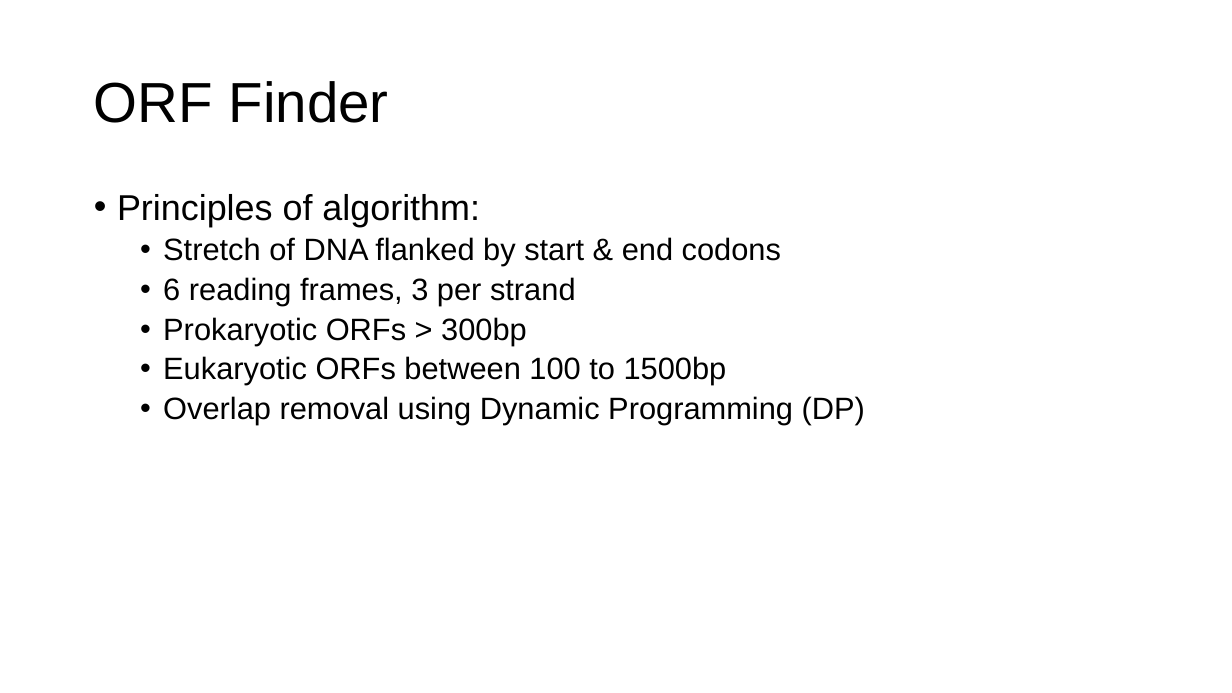
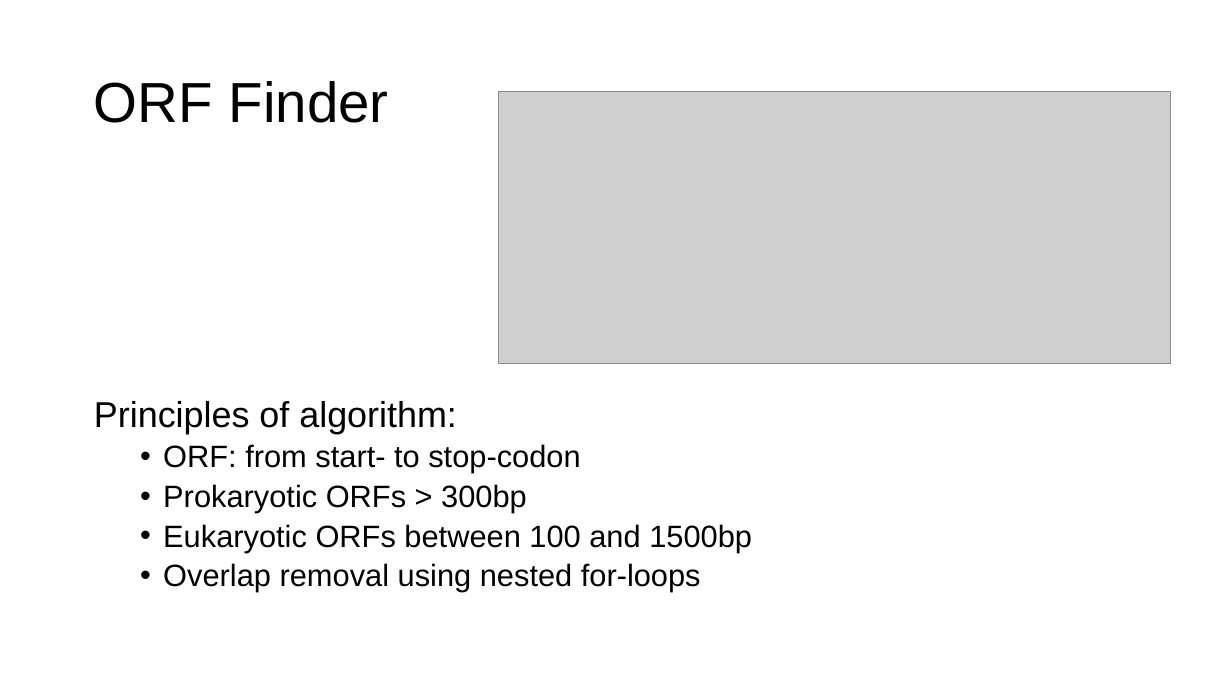
Before and after one commit to maxsenh/comgen, a slide deck: slide 6 of final_project/final_presentation.pptx (slide 7 before the commit). Drawn at 1232x693 pixels with LibreOffice and Linux fonts; fonts in the diff are those of the drawing; grey boxes stand for pictures. Boxes give left, top, right and bottom in pixels: in the first picture for what was removed or moved away, otherwise in the second. Text is boxed around its words. In the diff, an @@ line names an element or a change of style, - is before the commit and + after.

```diff
--- a/final_project/final_presentation.pptx
+++ b/final_project/final_presentation.pptx
@@ picture added at bbox=[498, 91, 1171, 364] @@
@@ text "Principles of algorithm:": place and size @@
-text "Principles of algorithm:" at bbox=[117, 194, 865, 425]
+text "Principles of algorithm:" at bbox=[94, 401, 752, 592]
@@ text at bbox=[94, 401, 457, 434]: bullet • to none @@
@@ text at bbox=[163, 444, 580, 473]: text changed @@
-  • Stretch of DNA flanked by start & end codons
-  • 6 reading frames, 3 per strand
+  • ORF: from start- to stop-codon
@@ text at bbox=[163, 524, 752, 592]: text changed @@
-  • Eukaryotic ORFs between 100 to 1500bp
-  • Overlap removal using Dynamic Programming (DP)
+  • Eukaryotic ORFs between 100 and 1500bp
+  • Overlap removal using nested for-loops
```
Also in this commit, not shown: 3 other slides changed, 1 slide added, 2 slides removed, 1 other file.
